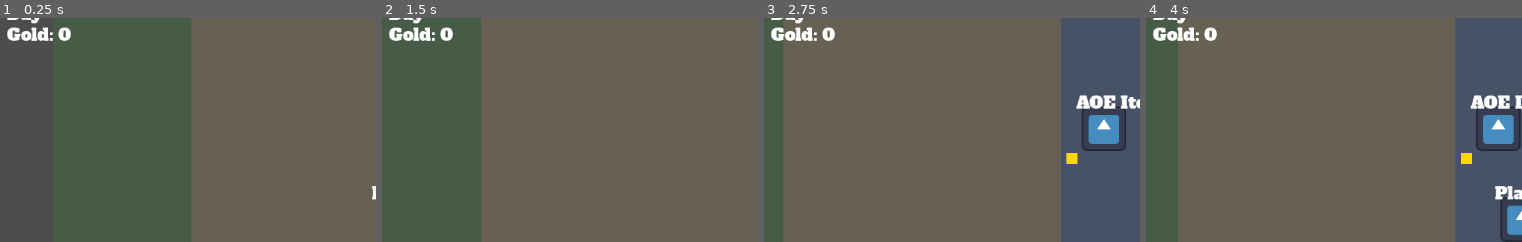
Above: before the commit, frames 1-4 (left to right).
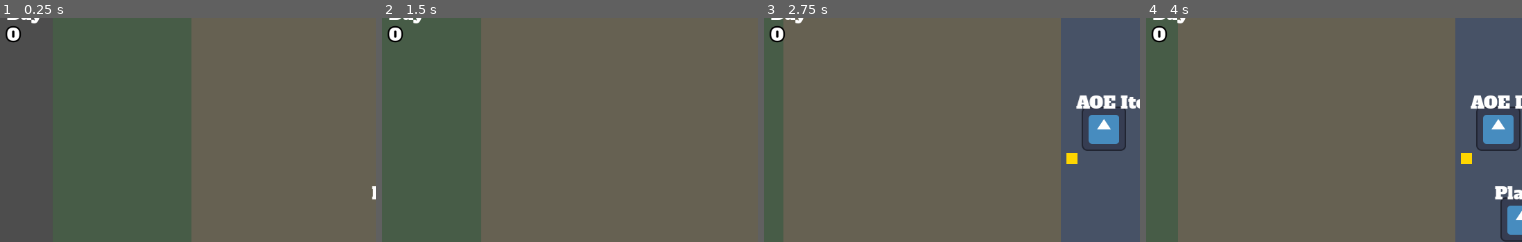
Above: after the commit, the same moments.

Repository: poga/dark-sea
Game: Godot game, scene res://scenes/game/main.tscn
Same seed, same stepped clock (60 frames per second), same inputs: the game is played once before the commit and once after it. The project has no main scene, so this scene is started directly. The engine's default icon, where the game draws it, is replaced by a stand-in: a white triangle on a blue panel in a dark square.
Inputs (mouse positions are % of the whole screen's width and height, from its top left):
- Up to frame 1 (0.25 s): no input
- Up to frame 2 (1.5 s): tap Enter at 0.5 s; move the mouse to (76, 45) at 0.52 s; hold D (move_right) 0.53-1.25 s; hold Space (interact) 0.53-1.25 s; click (76, 45) at 0.67 s; drag from (32, 55) to (7, 50) at 1.27 s
- Up to frame 3 (2.75 s): move the mouse to (64, 28) at 2.02 s; hold D (move_right) from 2.03 s (still down); tap Alt at 2.1 s
- Up to frame 4 (4 s): release D (move_right) at 2.75 s; drag from (48, 70) to (58, 50) at 2.77 s; move the mouse to (85, 65) at 3.52 s; hold A (move_left) from 3.53 s (still down); hold Space (interact) from 3.53 s (still down)
The pictures show only the part of the screen within x 0-50%, y 5-55%; the shares and areas given below are measured in that part.

The runs differ from the first frame. In frame 1, 0.7% of the frame differs, in the area x 1-19%, y 3-11%; in frame 2, 0.7%; in frame 3, 0.7%; in frame 4, 0.7%.

Commit message:
fix: use NumberLabel component for gold UI instead of plain Label
Co-Authored-By: Claude Opus 4.6 <noreply@anthropic.com>

Diff:
--- a/scenes/game/gold_label.gd
+++ b/scenes/game/gold_label.gd
@@ -1,8 +1,11 @@
-extends Label
+extends Node2D
+
+var _previous_gold: int = 0
 
 func _ready() -> void:
 	GameManager.gold_changed.connect(_on_gold_changed)
-	text = "Gold: 0"
 
 func _on_gold_changed(new_amount: int) -> void:
-	text = "Gold: " + str(new_amount)
+	var delta: int = new_amount - _previous_gold
+	_previous_gold = new_amount
+	$NumberLabel.add(delta)
--- a/scenes/game/main.tscn
+++ b/scenes/game/main.tscn
@@ -10,6 +10,7 @@
 [ext_resource type="Script" path="res://scenes/game/phase_label.gd" id="10"]
 [ext_resource type="Script" path="res://scenes/game/gold_spawner.gd" id="11"]
 [ext_resource type="Script" path="res://scenes/game/gold_label.gd" id="12"]
+[ext_resource type="PackedScene" path="res://scenes/components/NumberLabel/NumberLabel.tscn" id="13"]
 
 [sub_resource type="RectangleShape2D" id="RectangleShape2D_1"]
 size = Vector2(400, 600)
@@ -61,9 +62,8 @@
 offset_bottom = 40.0
 script = ExtResource("10")
 
-[node name="GoldLabel" type="Label" parent="UI"]
-offset_left = 10.0
-offset_top = 40.0
-offset_right = 150.0
-offset_bottom = 70.0
+[node name="GoldLabel" type="Node2D" parent="UI"]
+position = Vector2(10, 40)
 script = ExtResource("12")
+
+[node name="NumberLabel" parent="UI/GoldLabel" instance=ExtResource("13")]
Not shown: 1 places in scenes/game/main.tscn that only renumber resources
